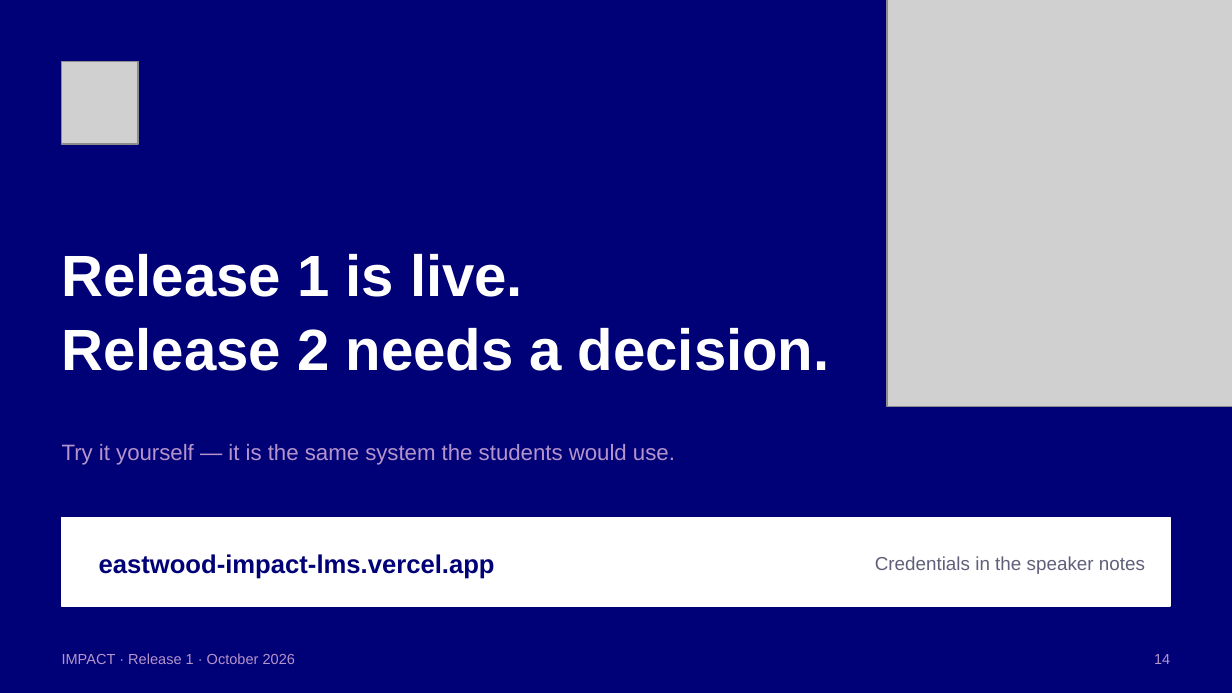
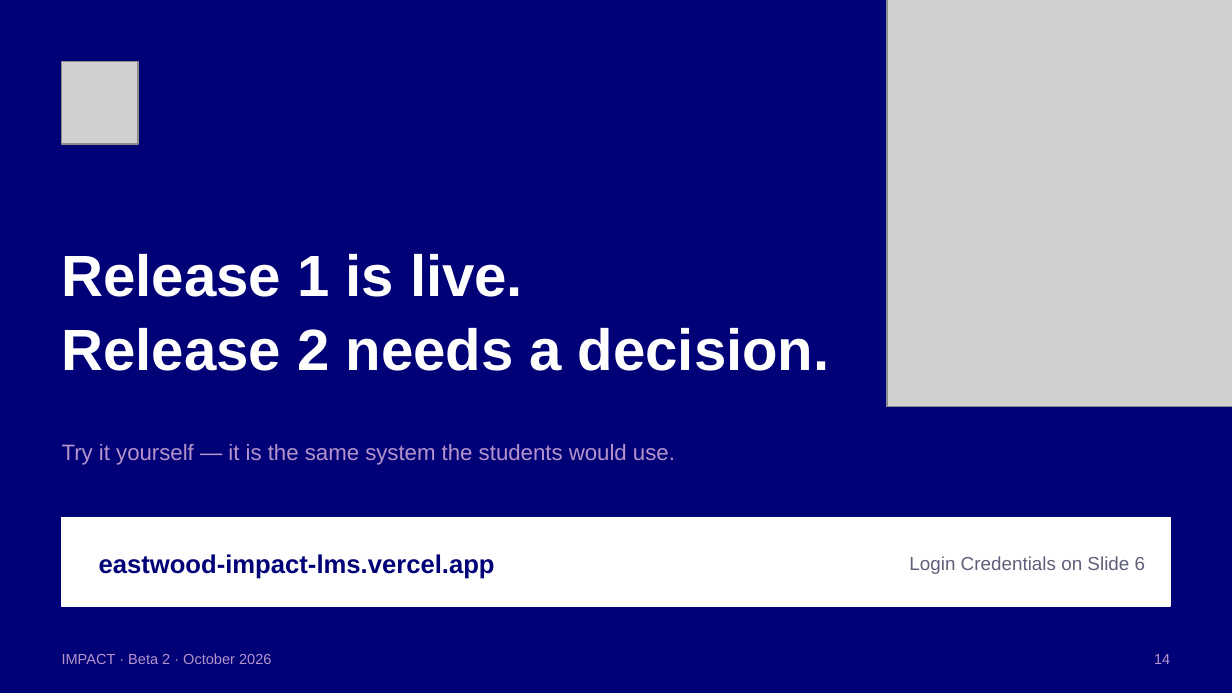
Before and after one commit to alexandermalinsky-brutal-guet-ag/eastwood-impact-lms, a slide deck: slide 15 of docs/IMPACT-Release-1-Demo.pptx (slide 14 before the commit). Drawn at 1232x693 pixels with LibreOffice and Linux fonts; fonts in the diff are those of the drawing; grey boxes stand for pictures. Boxes give left, top, right and bottom in pixels: in the first picture for what was removed or moved away, otherwise in the second. Text is boxed around its words. In the diff, an @@ line names an element or a change of style, - is before the commit and + after.

```diff
--- a/docs/IMPACT-Release-1-Demo.pptx
+++ b/docs/IMPACT-Release-1-Demo.pptx
@@ text at (909, 556, 1145, 574): text changed @@
-Credentials in the speaker notes
+Login Credentials on Slide 6
@@ text at (62, 653, 271, 664): text changed @@
-IMPACT · Release 1 · October 2026
+IMPACT · Beta 2 · October 2026
```
Also in this commit, not shown: 12 other slides changed, 2 slides added, 1 slide removed.
